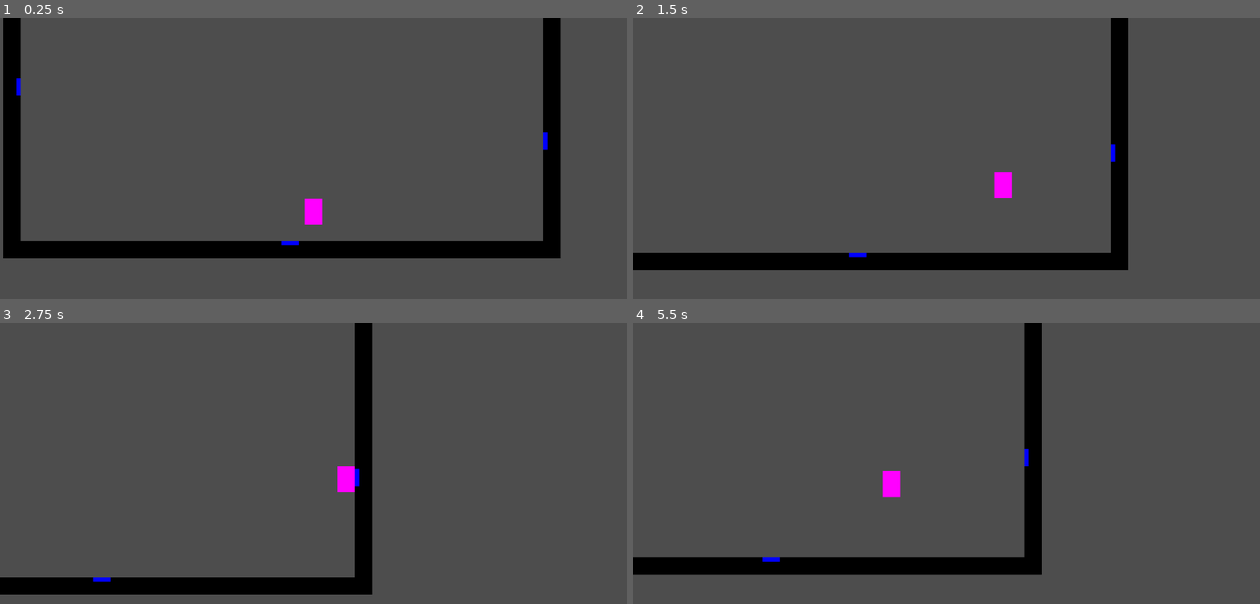
Above: before the commit, frames 1-4 (two rows, left to right).
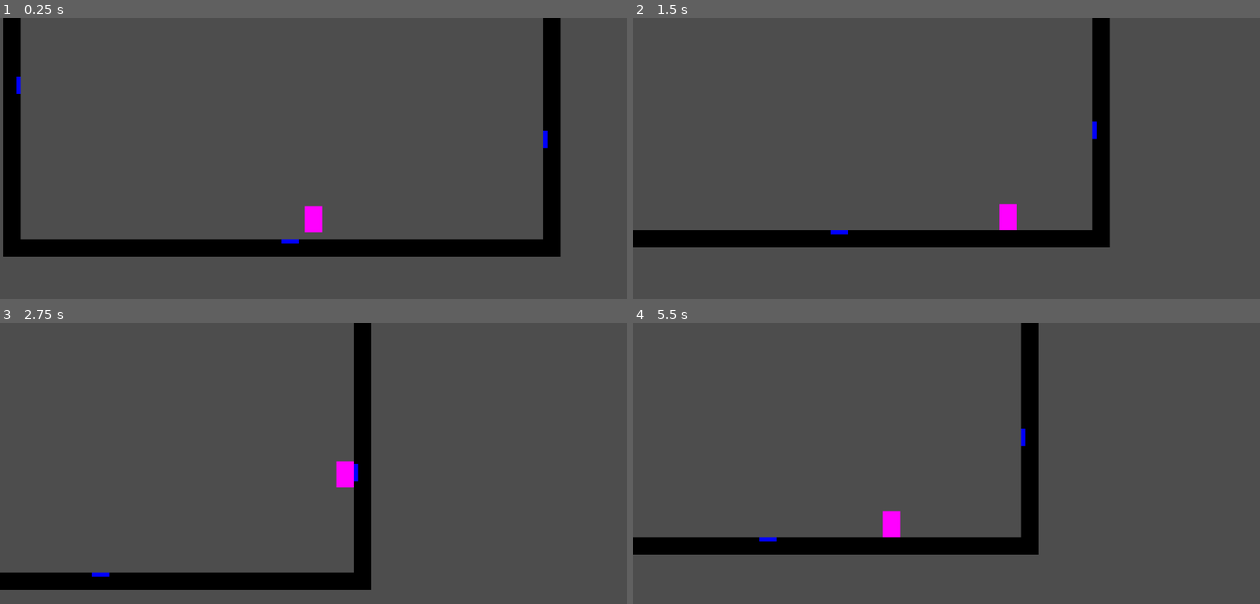
Above: after the commit, the same moments.

Repository: EdwardStanford7/MistbornGame
Game: Godot game, scene res://Levels/test_level.tscn
The game is run twice, just before and just after one commit, with the same random seed, the same clock (stepped at 60 frames per second) and the same inputs.
Inputs (mouse positions are in pixels of both pictures, inside the frame that each line leads up to):
- Up to frame 1 (0.25 s): no input
- Up to frame 2 (1.5 s): move the mouse to (1084, 175) at 0.52 s; hold Shift (pull) 0.53-1.28 s; hold D (right) from 0.53 s (still down); tap Space (jump) at 0.77, 1.07 s; tap Ctrl (push) at 0.8, 1.35 s; move the mouse to (821, 211) at 1.27 s
- Up to frame 3 (2.75 s): tap Space (jump) at 1.52, 1.55, 1.82, 2.1 s; move the mouse to (376, 421) at 2.02 s; release D (right) at 2.03 s; hold A (left) from 2.03 s (still down); hold Shift (pull) from 2.03 s (still down)
- Up to frame 4 (5.5 s): move the mouse to (915, 570) at 2.77 s; release A (left) at 2.78 s; release Shift (pull) at 2.78 s; hold D (right) 2.78-4.28 s; tap Shift (pull) at 2.85, 4.35 s; tap Space (jump) at 3.02, 3.32, 3.77, 3.8, 4.07, 4.52, 4.82 s; tap Ctrl (push) at 3.05 s; move the mouse to (1134, 550) at 3.52 s; hold Ctrl (push) 3.53-4.28 s; move the mouse to (758, 446) at 4.27 s; hold A (left) 4.28-5.03 s; move the mouse to (977, 500) at 5.02 s; hold D (right) from 5.03 s (still down); hold Ctrl (push) from 5.03 s (still down)

The runs differ from the first frame. In frame 1, 1.2% of the frame differs, in the area x 0-90%, y 20-86%; in frame 2, 15%, in the area x 0-79%, y 0-90%; in frame 3, 2.5%; in frame 4, 9.5%.

Commit message:
a bit more finetuning

Diff:
--- a/Scripts/player.gd
+++ b/Scripts/player.gd
@@ -3,24 +3,18 @@
 @export var collision: CollisionShape2D
 
 @export var friction: float = 0.075
-@export var speed_force: float = 2000 # ikik DC can suck a fat one
-@export var jump_force: float = -30000
-@export var pull_push_force: float = 150000
+@export var speed_force: float = 200000 # ikik DC can suck a fat one
+@export var jump_force: float = -2000000
+@export var pull_push_force: float = 15000000
 @export var mass: float = 65
 
 # Get the gravity from the project settings to be synced with RigidBody nodes.
 var gravity = ProjectSettings.get_setting("physics/2d/default_gravity")
 var selected_metal
 var force_per_frame: Vector2
-var moving_left = false
 
 func _physics_process(delta):
 	force_per_frame = Vector2(0, 0)
-
-	if velocity.x < 0:
-		moving_left = true
-	else:
-		moving_left = false
 
 	handle_gravity()
 	handle_jump_input()
@@ -28,7 +22,7 @@
 	handle_iron_steel_input()
 	handle_friction()
 
-	velocity += force_per_frame * delta
+	velocity += force_per_frame * delta / mass
 
 	move_and_slide()
 
@@ -42,10 +36,10 @@
 
 	if is_on_wall():
 		var collision = get_slide_collision(0)
-		if moving_left && force_per_frame.x < 0:
+		if force_per_frame.x < 0:
 			force_per_frame.y -= friction * abs(force_per_frame.x) * velocity.y / 10
 			return
-		if !moving_left && force_per_frame.x > 0:
+		if force_per_frame.x > 0:
 			force_per_frame.y -= friction * force_per_frame.x * velocity.y / 10
 			return
 
@@ -54,7 +48,7 @@
 
 func handle_jump_input():
 	if Input.is_action_just_pressed("jump"):
-		if is_on_floor():
+		if is_on_floor() || is_on_wall():
 			force_per_frame.y += jump_force
 
 func handle_move_input():
--- a/project.godot
+++ b/project.godot
@@ -53,6 +53,10 @@
 ]
 }
 
+[physics]
+
+2d/default_gravity=98000.0
+
 [rendering]
 
 renderer/rendering_method="mobile"
